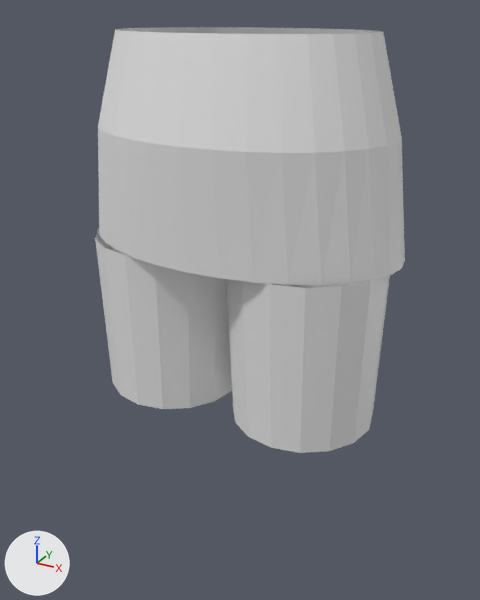
Renders of the glTF model apps/web/public/models/templates/shorts.glb from each side of a commit.
Before and after are seen from a camera (50 mm lens) standing at (0.359, -0.658, 1.071) and looking at (0.006, -0.016, 0.75). Arrows for +X, +Y and +Z are at lower left; the lights stay in place. The first picture is the older version. Materials are left out; every surface is plain grey.

Objects in the first picture: 'geometry_0'.
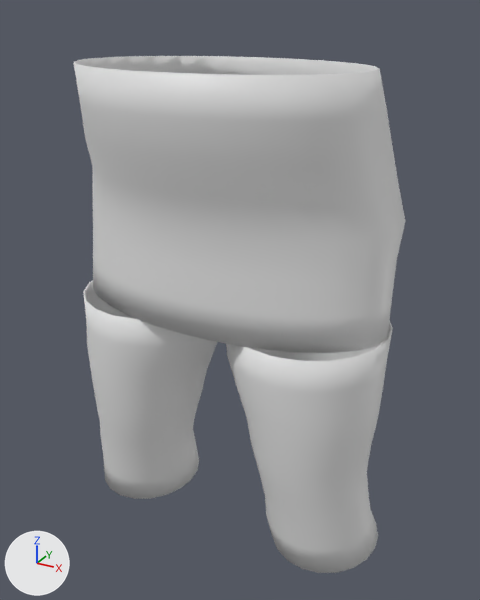
Boxes (x1, y1, x2, y2) around the edits, measured in the pictures (480 x 600 px):
'geometry_0', reshaped (7% wider, 21% taller)
    before: (95, 27, 405, 453)
    after: (74, 56, 406, 573)
part 1 of me_geometry_0, rebuilt (8% wider, 15% taller)
    before: (98, 27, 405, 285)
    after: (74, 56, 406, 353)
part 2 of me_geometry_0, added
    after: (83, 280, 218, 499)
part 3 of me_geometry_0, added
    after: (226, 321, 393, 573)
part 4 of me_geometry_0, deleted
    before: (95, 229, 390, 453)

What changed in the scene script:
```text
Change me_geometry_0:
    used by ob_geometry_0; location = (0.0, 0.0, 0.0)
    remove me_geometry_0.from_pydata(...)  # 288 vertices, 448 faces; spans x -0.192..0.192, y -0.125..0.125, z 0.619..1.05
    add me_geometry_0.from_pydata(...)  # 1168 vertices, 2336 faces; spans x -0.201..0.201, y -0.158..0.109, z 0.46..1.02
    me_geometry_0 part 1: the loose piece of 96 vertices spanning x -0.192..0.192, y -0.125..0.125, z 0.82..1.05 is rebuilt with 448 vertices and now spans x -0.192..0.192, y -0.158..0.109, z 0.75..1.02
    me_geometry_0 part 2: a new loose piece of 360 vertices spanning x -0.201..-0.008, y -0.125..0.062, z 0.46..0.75
    me_geometry_0 part 3: a new loose piece of 360 vertices spanning x 0.008..0.201, y -0.125..0.062, z 0.46..0.75
    me_geometry_0 part 4
    192 vertices are removed from x -0.182..0.182, y -0.107..0.077, z 0.619..0.821
    320 faces are deleted
```
